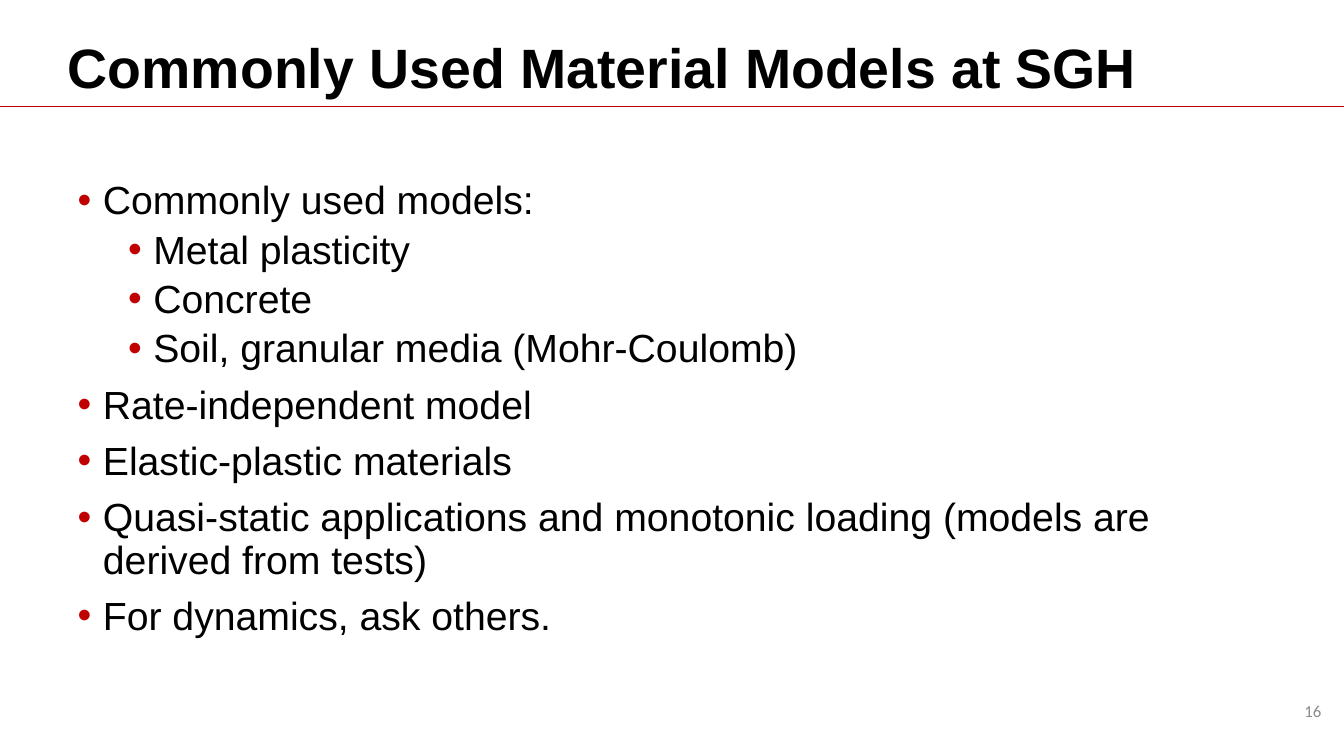
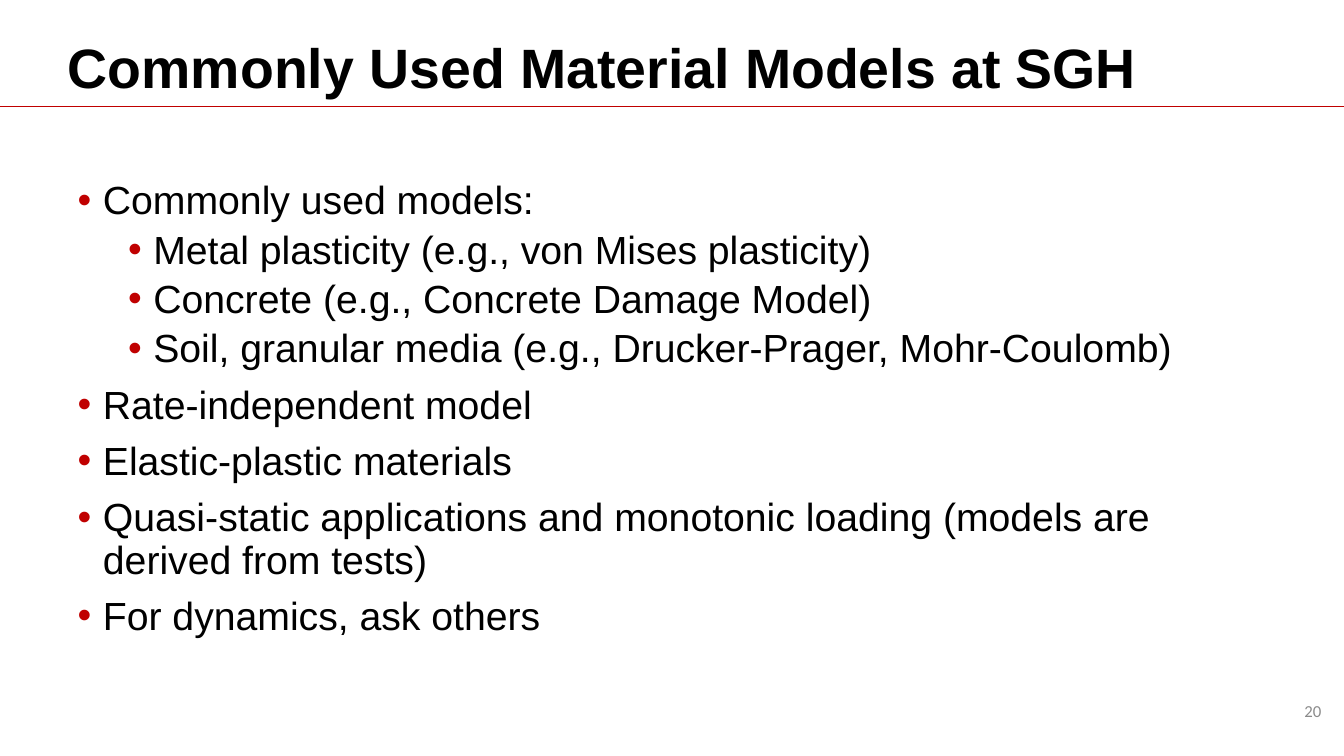
Before and after one commit to Batmanabcdefg/AbaqusTraining, a slide deck: slide 20 of Training.pptx (slide 16 before the commit). Drawn at 1344x756 pixels with LibreOffice and Linux fonts; fonts in the diff are those of the drawing; background and template pictures are left out. Boxes give left, top, right and bottom in pixels: in the first picture for what was removed or moved away, otherwise in the second. Text is boxed around its words. In the diff, an @@ line names an element or a change of style, - is before the commit and + after.

```diff
--- a/Training.pptx
+++ b/Training.pptx
@@ text at [153, 235, 1172, 370]: text changed @@
-  • Metal plasticity
-  • Concrete
-  • Soil, granular media (Mohr-Coulomb)
+  • Metal plasticity (e.g., von Mises plasticity)
+  • Concrete (e.g., Concrete Damage Model)
+  • Soil, granular media (e.g., Drucker-Prager, Mohr-Coulomb)
@@ text at [103, 601, 540, 638]: text changed @@
-• For dynamics, ask others.
+• For dynamics, ask others
@@ page number at [1304, 706, 1321, 717]: text changed @@
-16
+20
```
Also in this commit, not shown: 12 other slides changed, 6 slides added, 2 slides removed.
